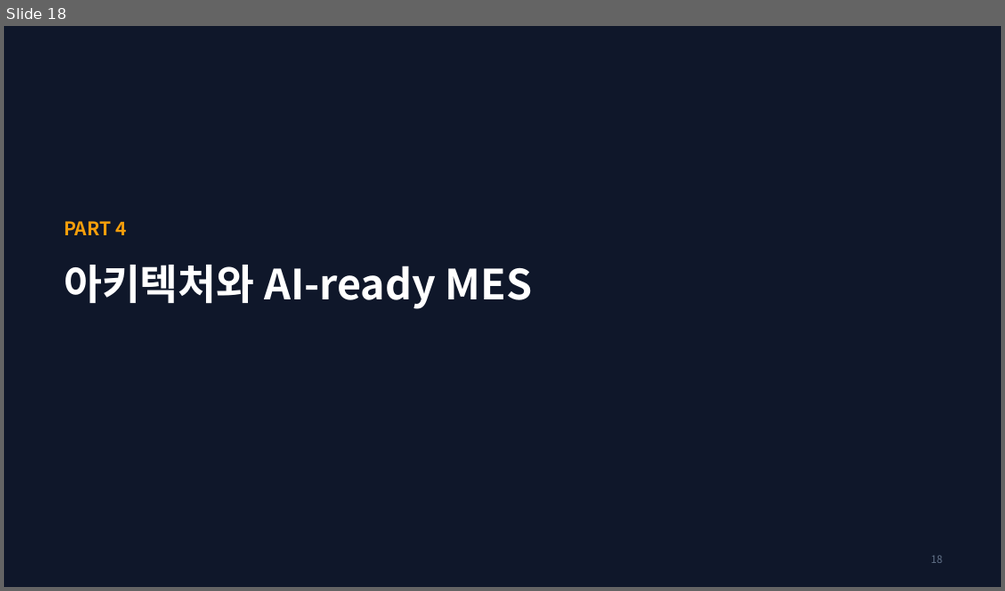
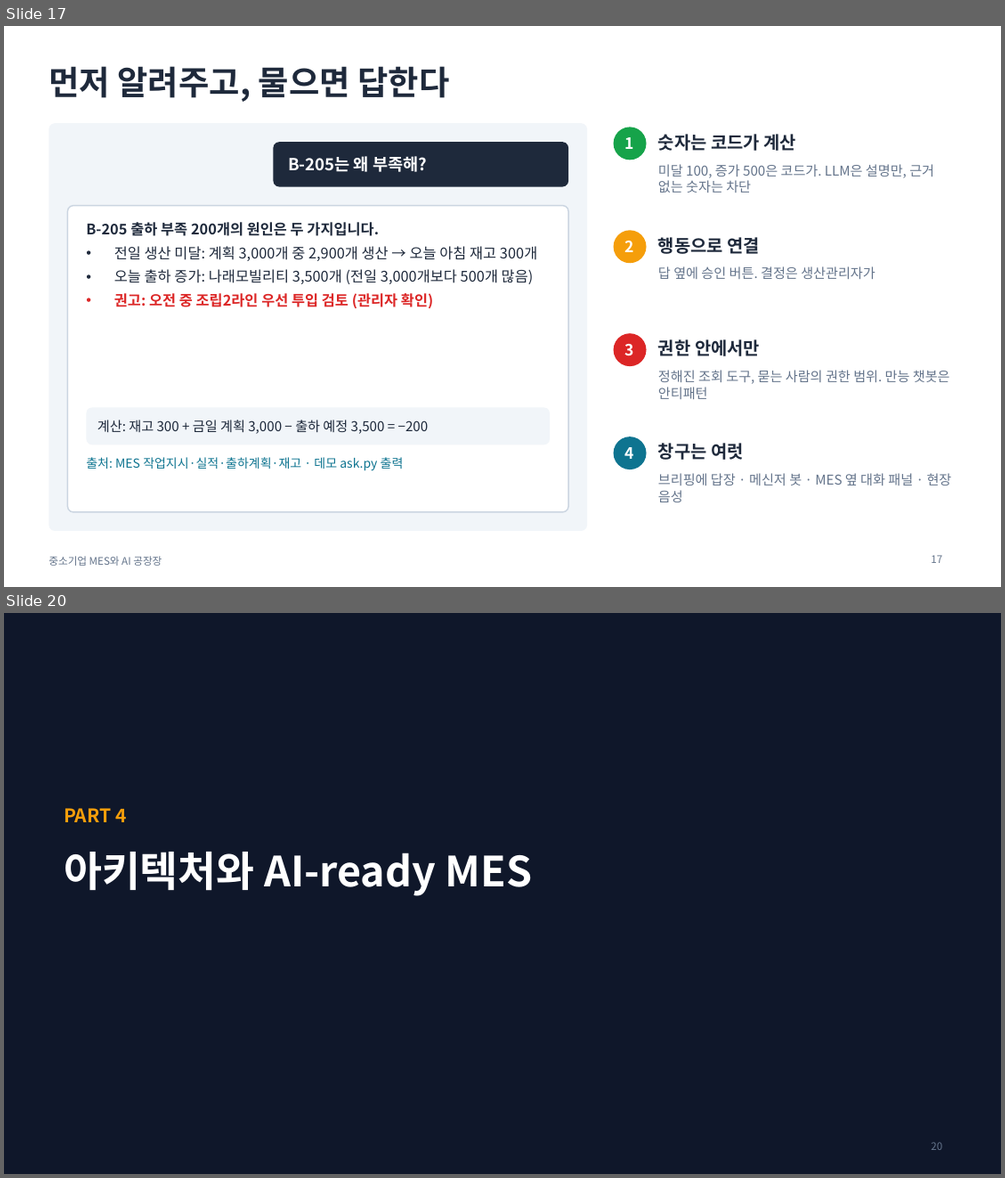
Before and after one commit to lucky-sugar-park/tech-review, a slide deck: lecture/mes-ai-plant-manager.pptx. Shown one above the other, each under a label of ours: slide 18 before the commit, slides 17 and 20 after it; the slides between them are not shown. The pictures are 1005x591 and 1005x1178 pixels, drawn with LibreOffice and Linux fonts; fonts in the diff are those of the drawing. Boxes give left, top, right and bottom in pixels: in the first picture for what was removed or moved away, otherwise in the second. Text is boxed around its words. In the diff, an @@ line names an element or a change of style, - is before the commit and + after.

```diff
--- a/lecture/mes-ai-plant-manager.pptx
+++ b/lecture/mes-ai-plant-manager.pptx
@@ slide 17 added at <box>4,26,1001,587</box>, background #FFFFFF @@
@@ title added at <box>48,66,449,102</box>, 32 pt, text #1E293B, bold @@
+먼저 알려주고, 물으면 답한다
@@ rounded rectangle added at <box>48,123,587,531</box>, fill #F1F5F9 @@
@@ ellipse added at <box>614,127,647,160</box>, fill #16A34A @@
@@ rounded rectangle added at <box>273,142,568,187</box>, fill #1E293B @@
@@ text added at <box>288,156,427,172</box>, 16 pt, text #FFFFFF, bold @@
+B-205는 왜 부족해?
@@ text added at <box>625,137,634,149</box>, 15 pt, text #FFFFFF, bold @@
+1
@@ text added at <box>658,134,797,151</box>, 17 pt, text #1E293B, bold @@
+숫자는 코드가 계산
@@ text added at <box>658,164,934,192</box>, 13 pt, text #64748B @@
+미달 100, 증가 500은 코드가. LLM은 설명만, 근거 없는 숫자는 차단
@@ rounded rectangle added at <box>67,206,568,512</box>, fill #FFFFFF, outline #CBD5E1 1.25 pt @@
@@ text added at <box>86,222,537,308</box>, 14 pt, text #1E293B @@
+B-205 출하 부족 200개의 원인은 두 가지입니다.
+• 전일 생산 미달: 계획 3,000개 중 2,900개 생산 → 오늘 아침 재고 300개
+• 오늘 출하 증가: 나래모빌리티 3,500개 (전일 3,000개보다 500개 많음)
+• 권고: 오전 중 조립2라인 우선 투입 검토 (관리자 확인)
@@ ellipse added at <box>614,230,647,263</box>, fill #F59E0B @@
@@ text added at <box>658,237,760,254</box>, 17 pt, text #1E293B, bold @@
+행동으로 연결
@@ text added at <box>625,240,634,252</box>, 15 pt, text #FFFFFF, bold @@
+2
@@ text added at <box>658,266,875,279</box>, 13 pt, text #64748B @@
+답 옆에 승인 버튼. 결정은 생산관리자가
@@ ellipse added at <box>614,333,647,366</box>, fill #DC2626 @@
@@ text added at <box>625,344,634,356</box>, 15 pt, text #FFFFFF, bold @@
+3
@@ text added at <box>658,339,760,356</box>, 17 pt, text #1E293B, bold @@
+권한 안에서만
@@ text added at <box>658,370,950,399</box>, 13 pt, text #64748B @@
+정해진 조회 도구, 묻는 사람의 권한 범위. 만능 챗봇은 안티패턴
@@ rounded rectangle added at <box>86,408,550,445</box>, fill #F1F5F9 @@
@@ text added at <box>97,419,429,434</box>, 13 pt, text #1E293B @@
+계산: 재고 300 + 금일 계획 3,000 − 출하 예정 3,500 = −200
@@ ellipse added at <box>614,436,647,469</box>, fill #0E7490 @@
@@ text added at <box>625,447,634,459</box>, 15 pt, text #FFFFFF, bold @@
+4
@@ text added at <box>658,443,744,459</box>, 17 pt, text #1E293B, bold @@
+창구는 여럿
@@ text added at <box>86,457,404,471</box>, 12 pt, text #0E7490 @@
+출처: MES 작업지시·실적·출하계획·재고 · 데모 ask.py 출력
@@ text added at <box>658,473,952,502</box>, 13 pt, text #64748B @@
+브리핑에 답장 · 메신저 봇 · MES 옆 대화 패널 · 현장 음성
@@ text added at <box>48,556,162,565</box>, 10 pt, text #64748B @@
+중소기업 MES와 AI 공장장
@@ page number added at <box>930,555,942,563</box>, 10 pt, text #64748B @@
+17
@@ what was slide 18 is now slide 20 @@
@@ page number at <box>930,1142,942,1150</box>: text changed @@
-18
+20
```
Also in this commit, not shown: 8 slides changed, 3 other slides added, 2 slides removed, 2 other files.
